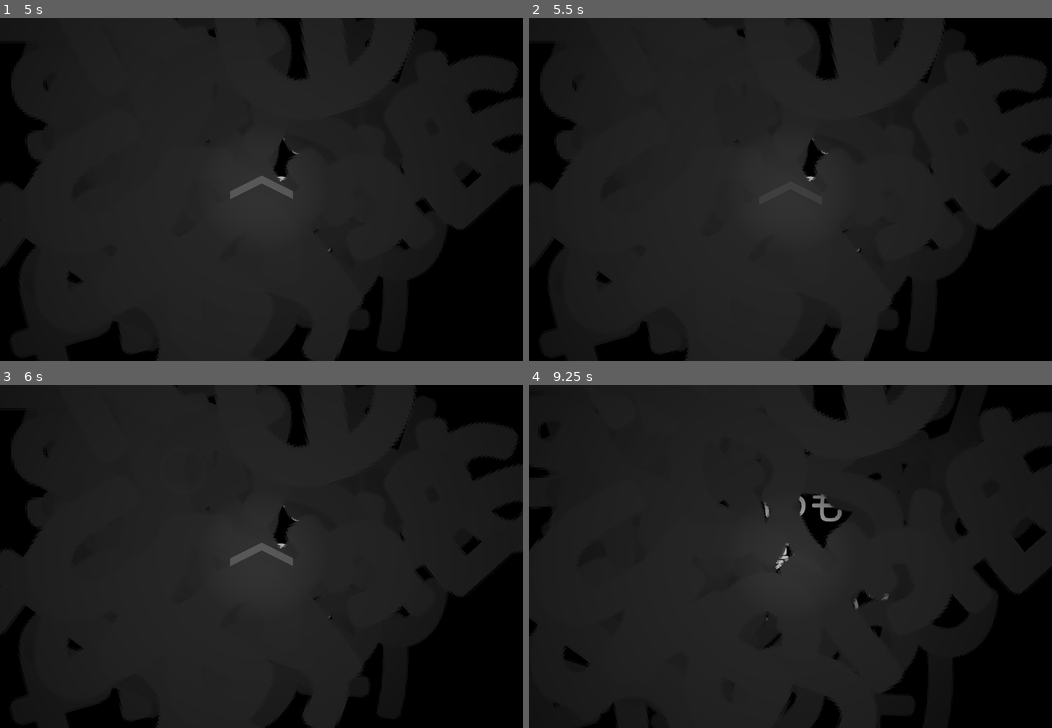
Above: before the commit, frames 1-4 (two rows, left to right).
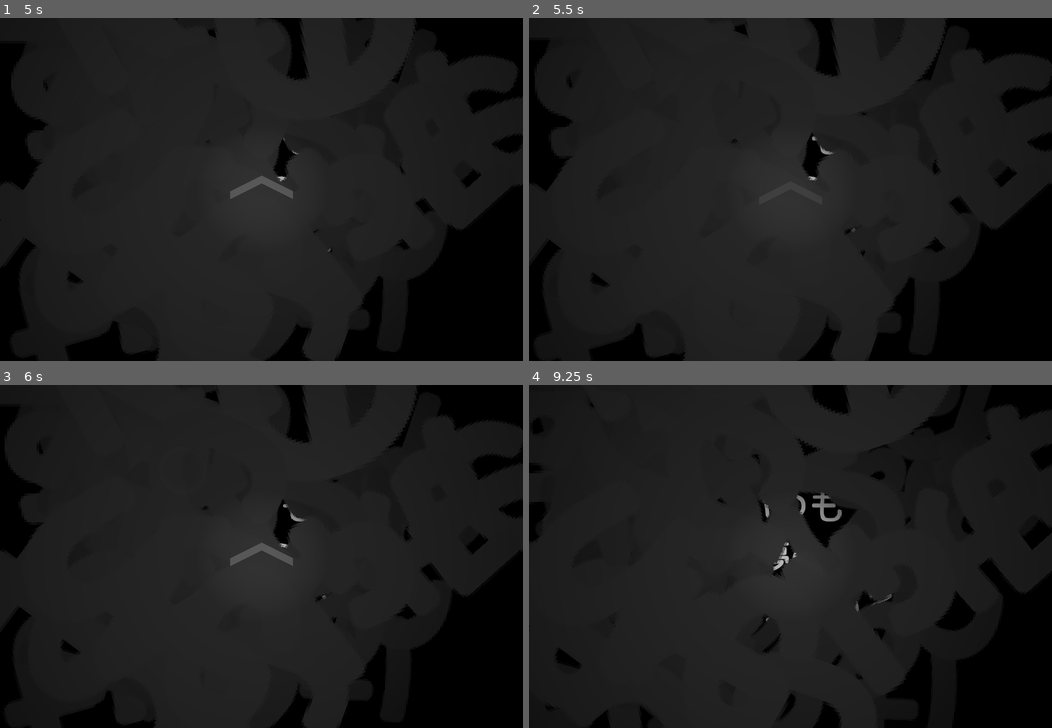
Above: after the commit, the same moments.

Repository: Enddle/Dream
Game: Godot game, scene res://Scenes/TextOut.tscn
Same seed, same stepped clock (60 frames per second), same inputs: the game is played once before the commit and once after it. This scene is started directly instead of the project's main scene.
Inputs (mouse positions are in pixels of both pictures, inside the frame that each line leads up to):
- Up to frame 1 (5 s): tap Enter at 0.5 s; move the mouse to (376, 172) at 0.52 s; click (376, 172) at 0.67 s; tap Space at 1.25 s; move the mouse to (156, 206) at 1.27 s; click (156, 206) at 1.42 s; move the mouse to (313, 114) at 2.02 s; click (313, 114) at 2.17 s; move the mouse to (235, 258) at 2.77 s; click (235, 258) at 2.92 s; move the mouse to (418, 240) at 3.52 s; click (418, 240) at 3.67 s; move the mouse to (104, 138) at 4.27 s; click (104, 138) at 4.42 s
- Up to frame 2 (5.5 s): move the mouse to (816, 189) at 5.02 s; click (816, 189) at 5.17 s
- Up to frame 3 (6 s): move the mouse to (183, 470) at 5.77 s; click (183, 470) at 5.92 s
- Up to frame 4 (9.25 s): move the mouse to (905, 539) at 6.52 s; click (905, 539) at 6.67 s; move the mouse to (685, 573) at 7.27 s; click (685, 573) at 7.42 s; move the mouse to (842, 481) at 8.02 s; click (842, 481) at 8.17 s; move the mouse to (764, 625) at 8.77 s; click (764, 625) at 8.92 s

Frame 1 is identical in both runs. In frame 2, 0.9% of the frame differs, in the area x 0-98%, y 0-100%; in frame 3, 1.1%; in frame 4, 1.5%, in the area x 0-100%, y 0-100%.

Commit message:
fix touch bug / hold anim stay

Diff:
--- a/Scenes/AutoLoad/Hint.tscn
+++ b/Scenes/AutoLoad/Hint.tscn
@@ -15,6 +15,7 @@
 margin_right = 1047.0
 margin_bottom = 1047.0
 rect_scale = Vector2( 0.08, 0.08 )
+mouse_filter = 2
 texture = ExtResource( 1 )
 
 [node name="Button" type="Button" parent="TextureRect"]
--- a/Scenes/AutoLoad/TouchAnimOverlay.tscn
+++ b/Scenes/AutoLoad/TouchAnimOverlay.tscn
@@ -10,6 +10,7 @@
 
 [node name="Control" parent="." instance=ExtResource( 1 )]
 visible = false
+mouse_filter = 2
 
 [node name="hold" type="Control" parent="."]
 anchor_left = 1.0
@@ -20,10 +21,12 @@
 margin_top = -240.0
 margin_right = -200.0
 margin_bottom = -200.0
+mouse_filter = 2
 
 [node name="a" type="TextureRect" parent="hold"]
 margin_left = -256.0
 margin_top = -256.0
 margin_right = 256.0
 margin_bottom = 256.0
+mouse_filter = 2
 texture = ExtResource( 3 )
--- a/Scenes/Forest3D.gd
+++ b/Scenes/Forest3D.gd
@@ -81,7 +81,7 @@
 
 var touch_enabled = false
 
-func _unhandled_input(event):
+func _input(event):
 	if touch_enabled and event is InputEventMouseButton and !event.is_pressed():
 #		print("Mouse Unclick at: ", event.position)
 
--- a/Scenes/Forest_1.gd
+++ b/Scenes/Forest_1.gd
@@ -55,7 +55,7 @@
 var touch_pos = Vector2.ZERO
 var holdTiming = false
 
-func _unhandled_input(event):
+func _input(event):
 	if !passed and event is InputEventMouseButton and event.is_pressed():
 #		print("Mouse Click at: ", event.position)
 
@@ -64,17 +64,18 @@
 		touch_pos = event.position
 		$touch_hold_timer.start()
 
-	if !passed and event is InputEventMouseButton and !event.is_pressed():
+	if event is InputEventMouseButton and !event.is_pressed():
 #		print("Mouse Unclick at: ", event.position)
 
-		isPressed = false
+		if !passed:
+			isPressed = false
 
-		if holdTiming:
-			TA.touch(event.position)
+			if holdTiming:
+				TA.touch(event.position)
 
-			blink()
-			if (blink_times > 6):
-				Hint.show_hint("画面を触れたままに、夢の奥へ進む。", false)
+				blink()
+				if (blink_times > 6):
+					Hint.show_hint("画面を触れたままに、夢の奥へ進む。", false)
 		else:
 			TA.hold_end()
 
--- a/Scenes/Room.gd
+++ b/Scenes/Room.gd
@@ -25,7 +25,7 @@
 var touch_pos = Vector2.ZERO
 var holdTiming = false
 
-func _unhandled_input(event):
+func _input(event):
 	if event is InputEventMouseButton and event.is_pressed():
 #		print("Mouse Click at: ", event.position)
 
--- a/Scenes/Stars3D.gd
+++ b/Scenes/Stars3D.gd
@@ -45,7 +45,7 @@
 #		add_star()
 
 
-func _unhandled_input(event):
+func _input(event):
 	if event is InputEventMouseButton and !event.is_pressed():
 #		print("Mouse Unclick at: ", event.position)
 		if can_add_star:
--- a/Scenes/TextIn.gd
+++ b/Scenes/TextIn.gd
@@ -177,7 +177,7 @@
 	return 0.0
 
 
-func _unhandled_input(event):
+func _input(event):
 	if event is InputEventMouseButton and event.is_pressed():
 #		print("Mouse Click at: ", event.position)
 
--- a/Scenes/TextOut.gd
+++ b/Scenes/TextOut.gd
@@ -63,7 +63,7 @@
 		text_con.get_child(randi()%covers).move_along(gyro)
 
 
-func _unhandled_input(event):
+func _input(event):
 	if event is InputEventMouseButton and event.is_pressed():
 #		print("Mouse Click at: ", event.position)
 
@@ -94,6 +94,8 @@
 
 
 func next_scene():
+	TA.hold_end()
+
 	SceneHelper.fade_to_black(0, 2.5)
 	SceneHelper.rounds = 1
 	get_tree().change_scene("res://Scenes/Forest_2.tscn")
--- a/Tutorial.gd
+++ b/Tutorial.gd
@@ -138,7 +138,7 @@
 
 var touch_pos = Vector2.ZERO
 
-func _unhandled_input(event):
+func _input(event):
 	if event is InputEventMouseButton and event.is_pressed():
 #		print("Mouse Click at: ", event.position)
 
--- a/project.godot
+++ b/project.godot
@@ -32,6 +32,10 @@
 window/stretch/mode="2d"
 window/stretch/aspect="expand"
 
+[input_devices]
+
+pointing/emulate_touch_from_mouse=true
+
 [physics]
 
 common/enable_pause_aware_picking=true
